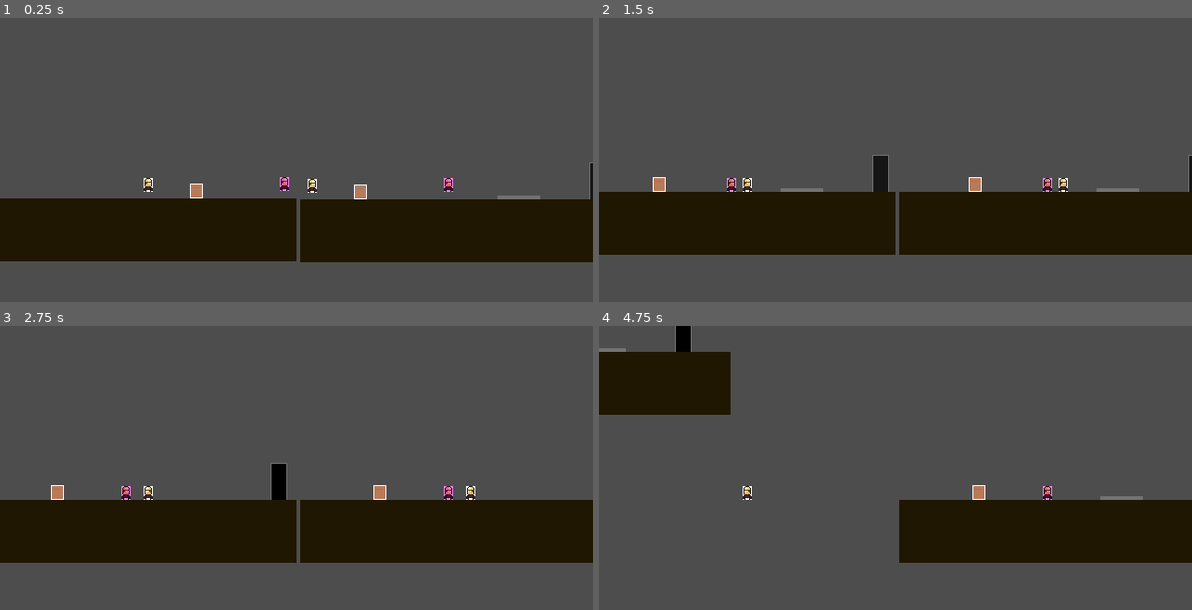
Above: before the commit, frames 1-4 (two rows, left to right).
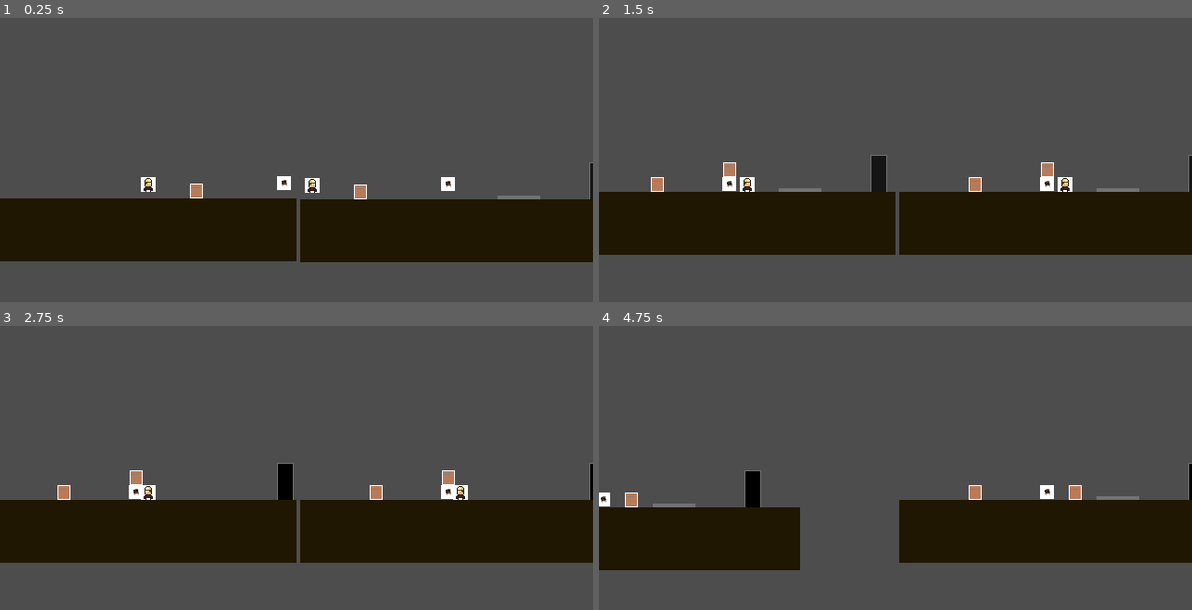
Above: after the commit, the same moments.

Repository: Darr3n2GG/Puzzle-Knights-2P-
Game: Godot game, scene res://Scenes/splitscreen.tscn
Same seed, same stepped clock (60 frames per second), same inputs: the game is played once before the commit and once after it.
Inputs:
- Up to frame 1 (0.25 s): no input
- Up to frame 2 (1.5 s): hold D (1Right) from 0.53 s (still down); tap Down (2PlaceOrCarry) at 0.6 s; tap W (1Up) at 0.77 s; tap S (1Attack) at 1.35 s
- Up to frame 3 (2.75 s): tap W (1Up) at 1.52 s; tap Down (2PlaceOrCarry) at 1.55, 2.1 s; release D (1Right) at 2.03 s; hold A (1Left) from 2.03 s (still down)
- Up to frame 4 (4.75 s): release A (1Left) at 2.78 s; hold D (1Right) 2.78-4.28 s; tap Down (2PlaceOrCarry) at 2.85, 3.8, 4.35 s; tap W (1Up) at 3.02, 3.77, 4.52 s; tap S (1Attack) at 3.6 s; hold A (1Left) from 4.28 s (still down)

The runs differ from the first frame. In frame 1, 0.3% of the frame differs, in the area x 23-77%, y 55-62%; in frame 2, 0.8%; in frame 3, 1.3%; in frame 4, 14%, in the area x 0-100%, y 0-86%.
Error before the commit: Invalid assignment of property or key 'visible' with value of type 'bool' on a base object of type 'null instance'. (res://Characters/Players/Player.gd:38)

Commit message:
added create,place and carry function for p2 block mechanic
-added create or carry func
-added place func

Diff:
--- a/Characters/Players/Player 1/player_1.tscn
+++ b/Characters/Players/Player 1/player_1.tscn
@@ -1,8 +1,19 @@
-[gd_scene load_steps=6 format=3 uid="uid://da1c0fs0p4kxp"]
+[gd_scene load_steps=7 format=3 uid="uid://da1c0fs0p4kxp"]
 
 [ext_resource type="Script" path="res://Characters/Players/Player.gd" id="1_yjl8x"]
 [ext_resource type="Resource" uid="uid://deqgd3ry1p2rn" path="res://Resources/p1_controls.tres" id="2_g5pru"]
 [ext_resource type="Texture2D" uid="uid://caeaf7v4hil5g" path="res://Characters/Players/Player 1/miner.jpg" id="3_24ed2"]
+
+[sub_resource type="SpriteFrames" id="SpriteFrames_cwjio"]
+animations = [{
+"frames": [{
+"duration": 1.0,
+"texture": ExtResource("3_24ed2")
+}],
+"loop": true,
+"name": &"idle",
+"speed": 5.0
+}]
 
 [sub_resource type="RectangleShape2D" id="RectangleShape2D_0m543"]
 size = Vector2(10, 15)
@@ -15,10 +26,9 @@
 script = ExtResource("1_yjl8x")
 controls = ExtResource("2_g5pru")
 
-[node name="Sprite2D" type="Sprite2D" parent="."]
-texture = ExtResource("3_24ed2")
-region_enabled = true
-region_rect = Rect2(3, 1, 10, 15)
+[node name="animation" type="AnimatedSprite2D" parent="."]
+sprite_frames = SubResource("SpriteFrames_cwjio")
+animation = &"idle"
 
 [node name="CollisionBox" type="CollisionShape2D" parent="."]
 shape = SubResource("RectangleShape2D_0m543")
--- a/Characters/Players/Player 2/player_2.tscn
+++ b/Characters/Players/Player 2/player_2.tscn
@@ -1,9 +1,45 @@
-[gd_scene load_steps=6 format=3 uid="uid://bcqvvf88xlpis"]
+[gd_scene load_steps=11 format=3 uid="uid://bcqvvf88xlpis"]
 
 [ext_resource type="Script" path="res://Characters/Players/Player.gd" id="1_1r7u3"]
 [ext_resource type="Resource" uid="uid://djypgp1f3hkb3" path="res://Resources/p2_controls.tres" id="2_iea8n"]
-[ext_resource type="Texture2D" uid="uid://caeaf7v4hil5g" path="res://Characters/Players/Player 1/miner.jpg" id="3_4j30x"]
+[ext_resource type="Texture2D" uid="uid://dw8nldgdhsmjl" path="res://Imports/AK idle.png" id="3_0sw1d"]
 [ext_resource type="Texture2D" uid="uid://cl7s3d0qedkgl" path="res://Creature/Barrel.png" id="4_d63ff"]
+
+[sub_resource type="AtlasTexture" id="AtlasTexture_gae83"]
+atlas = ExtResource("3_0sw1d")
+region = Rect2(0, 0, 32, 32)
+
+[sub_resource type="AtlasTexture" id="AtlasTexture_a7ck1"]
+atlas = ExtResource("3_0sw1d")
+region = Rect2(192, 0, 32, 32)
+
+[sub_resource type="AtlasTexture" id="AtlasTexture_yekta"]
+atlas = ExtResource("3_0sw1d")
+region = Rect2(384, 0, 32, 32)
+
+[sub_resource type="AtlasTexture" id="AtlasTexture_3xupa"]
+atlas = ExtResource("3_0sw1d")
+region = Rect2(576, 0, 32, 32)
+
+[sub_resource type="SpriteFrames" id="SpriteFrames_o2eun"]
+animations = [{
+"frames": [{
+"duration": 1.0,
+"texture": SubResource("AtlasTexture_gae83")
+}, {
+"duration": 1.0,
+"texture": SubResource("AtlasTexture_a7ck1")
+}, {
+"duration": 1.0,
+"texture": SubResource("AtlasTexture_yekta")
+}, {
+"duration": 1.0,
+"texture": SubResource("AtlasTexture_3xupa")
+}],
+"loop": true,
+"name": &"idle",
+"speed": 5.0
+}]
 
 [sub_resource type="RectangleShape2D" id="RectangleShape2D_vah8s"]
 size = Vector2(10, 15)
@@ -13,19 +49,24 @@
 script = ExtResource("1_1r7u3")
 controls = ExtResource("2_iea8n")
 
-[node name="Sprite2D" type="Sprite2D" parent="."]
-modulate = Color(1, 0.52549, 1, 1)
-texture = ExtResource("3_4j30x")
-region_enabled = true
-region_rect = Rect2(3, 1, 10, 15)
+[node name="animation" type="AnimatedSprite2D" parent="."]
+scale = Vector2(0.46875, 0.46875)
+sprite_frames = SubResource("SpriteFrames_o2eun")
+animation = &"idle"
+frame = 2
+frame_progress = 0.191956
 
 [node name="CollisionShape2D" type="CollisionShape2D" parent="."]
 shape = SubResource("RectangleShape2D_vah8s")
 
 [node name="Block" type="Sprite2D" parent="."]
+visible = false
 position = Vector2(5.68434e-14, -16)
 scale = Vector2(0.112, 0.116788)
 texture = ExtResource("4_d63ff")
 
 [node name="Carry_State_Collision" type="CollisionPolygon2D" parent="."]
 polygon = PackedVector2Array(-7, -24, -7, -8, 7, -8, 7, -24)
+disabled = true
+
+[node name="Place_Block_Timer" type="Timer" parent="."]
--- a/Characters/Players/Player.gd
+++ b/Characters/Players/Player.gd
@@ -1,14 +1,18 @@
 ##CharacterBody2d script that is used by player nodes to move, jump, attack, place/carry blocks, die, win and more
 extends CharacterBody2D
 
-##Player Animation Node
-@onready var anim : Node = $Sprite2D
+##Player Animation Node (temporary)
+@onready var anim : AnimatedSprite2D = $animation
+
+var placed_block : RigidBody2D
 ##Counts the amount of sec times delta that time has passed when not on floor
 var coyotetimer : float = 0.0
 ##Checks if player has jumped
 var has_jumped : bool = false
 ##Direction a player is facing in int value
 var direction : int = 1
+
+var dist : float
 
 enum states
 {
@@ -33,10 +37,6 @@
 
 ##Control resource for two player controls, resources using control.gd can be dragged to this variable in th editor
 @export var controls : Resource = null
-
-func _ready():
-	$Block.visible = false
-	$Carry_State_Collision.disabled = true
 
 func _physics_process(delta):
 	if not is_on_floor():
@@ -77,10 +77,10 @@
 		global_position = Vector2(0, 0)
 
 	move_and_slide()
-#	update_animation()
+	update_animation()
 	push_collision()
 
-#func update_animation():
+func update_animation():
 #	if velocity.y < 0:
 #		while not is_on_floor():
 #			anim.play("jump_start")
@@ -94,7 +94,8 @@
 #	elif Input.is_action_pressed("right") or Input.is_action_pressed("left"):
 #		anim.play("run")
 #	else:
-#		anim.play("idle")
+	if controls.player_index == 1:
+		anim.play("idle")
 
 ##Adds collision to rigid bodies
 func push_collision():
@@ -106,33 +107,39 @@
 func _input(_event):
 	if controls.player_index == 1:
 		if Input.is_action_just_pressed("2PlaceOrCarry"):# and not placed_block:
-			match p1_states:
-				states.placed:
-					if not has_block:
+			if has_block == false:
+				Create_Block()
+			else:
+				match p1_states:
+					states.placed:
+						dist = global_position.distance_to(placed_block.global_position)
+						if dist < 100:
+							Carry_Block()
+							p1_states = states.carry
+					states.carry:
 						Place_Block()
-					else:
-						Place_Block_On_Floor()
-				states.carry:
-					pass
+						p1_states = states.placed
 
 ##Places a block with carry state
-func Place_Block():
+func Create_Block():
 	var block = load("res://Creature/Dummy.tscn")
-	var block_instance = block.instantiate()
-	block_instance.set_name("block")
-	block_instance.global_position.x = global_position.x + 25 * direction
-	get_owner().add_child(block_instance)
-	block_instance.On_Placed()
+	placed_block = block.instantiate()
+	placed_block.set_name("block")
+	placed_block.global_position.x = global_position.x + 25 * direction
+	get_owner().add_child(placed_block)
+	Carry_Block()
 	p1_states = states.carry
 	has_block = true
 
-func Place_Block_On_Floor():
+func Place_Block():
 	$Block.visible = false
 	$Carry_State_Collision.disabled = true
+	placed_block.On_Placed()
 
 func Carry_Block():
 	$Block.visible = true
 	$Carry_State_Collision.disabled = false
+	placed_block.On_Create_or_Carry()
 
 ##Attacks enemies with knockback
 func Attack(attack_damage : int):
--- a/Component/health_component.tscn
+++ b/Component/health_component.tscn
@@ -1,6 +1,6 @@
 [gd_scene load_steps=2 format=3 uid="uid://bpdrkkdpu1hoc"]
 
-[ext_resource type="Script" path="res://Creature/Health Component.gd" id="1_slc0a"]
+[ext_resource type="Script" path="res://Component/Health Component.gd" id="1_fqlck"]
 
 [node name="HealthComponent" type="Node2D"]
-script = ExtResource("1_slc0a")
+script = ExtResource("1_fqlck")
--- a/Component/hitbox_component.tscn
+++ b/Component/hitbox_component.tscn
@@ -1,7 +1,7 @@
 [gd_scene load_steps=2 format=3 uid="uid://dc560d02gq12i"]
 
-[ext_resource type="Script" path="res://Creature/HitboxComponent.gd" id="1_10u36"]
+[ext_resource type="Script" path="res://Component/HitboxComponent.gd" id="1_bqjim"]
 
 [node name="HitboxComponent" type="Area2D"]
 collision_layer = 0
-script = ExtResource("1_10u36")
+script = ExtResource("1_bqjim")
--- a/Creature/Dummy.gd
+++ b/Creature/Dummy.gd
@@ -1,7 +1,7 @@
 extends RigidBody2D
 
-@onready var player = get_node("../Player 2")
-@onready var hurtbox = get_node("../Player 1/HurtboxArea")
+@onready var p2 = get_node("../Player 2")
+@onready var p1_hurtbox = get_node("../Player 1/HurtboxArea")
 @export var health : float = 5.0
 var p1_attackzone : bool = false
 var can_damaged : bool = true
@@ -21,20 +21,25 @@
 				global_position = Vector2(0, -50)
 			if global_position.y > 100:
 				queue_free()
-			if is_instance_valid(hurtbox):
-				if hurtbox in $Area2D.get_overlapping_areas():
+				if p1_hurtbox in $Area2D.get_overlapping_areas():
 					p1_attackzone = true
 				else:
 					p1_attackzone = false
 				damaged()
 
 		States.carry:
-			visible = false
-			disable_mode = CollisionObject2D.DISABLE_MODE_KEEP_ACTIVE
-			$Area2D.DISABLE_MODE_KEEP_ACTIVE
+			global_position = p2.global_position + Vector2(30 * p2.direction,0)
+
+func On_Create_or_Carry():
+	Golem_State = States.carry
+	visible = false
+	disable_mode = CollisionObject2D.DISABLE_MODE_KEEP_ACTIVE
+
 
 func On_Placed():
-	Golem_State = States.carry
+	Golem_State = States.placed
+	visible = true
+	disable_mode = CollisionObject2D.DISABLE_MODE_REMOVE
 
 func damaged():
 	if p1_attackzone and attack.p1_attacking:
@@ -46,6 +51,7 @@
 			print("Stop vandalism! Barrel health: ", health)
 			if health <= 0:
 				queue_free()
+				p2.has_placed = false
 				print("I said STOP!!! What have you done?!")
 
 func _on_damaged_cd_timeout():
--- a/Resources/health_component.tscn
+++ b/Resources/health_component.tscn
@@ -1,6 +1,6 @@
 [gd_scene load_steps=2 format=3 uid="uid://b5rq2k07qrnec"]
 
-[ext_resource type="Script" path="res://Creature/Health Component.gd" id="1_5i4na"]
+[ext_resource type="Script" path="res://Component/Health Component.gd" id="1_5i4na"]
 
 [node name="HealthComponent" type="Node"]
 script = ExtResource("1_5i4na")
--- a/Resources/hitbox_component.tscn
+++ b/Resources/hitbox_component.tscn
@@ -1,6 +1,6 @@
 [gd_scene load_steps=2 format=3 uid="uid://xtd0r3txt7y6"]
 
-[ext_resource type="Script" path="res://Creature/HitboxComponent.gd" id="1_1j71t"]
+[ext_resource type="Script" path="res://Component/HitboxComponent.gd" id="1_1j71t"]
 
 [node name="HitboxComponent" type="Area2D"]
 script = ExtResource("1_1j71t")
Renamed: Creature/Health Component.gd -> Component/Health Component.gd
Renamed: Creature/HitboxComponent.gd -> Component/HitboxComponent.gd
Binary file added: Imports/AK idle.png
Not shown, changed: Imports/AK idle.png.import
Not shown, removed: Puzzle Components/Castle Platformer Tileset [16x16][FREE] - RottingPixels/RottingPixels.txt
Binary file removed: Puzzle Components/Castle Platformer Tileset [16x16][FREE] - RottingPixels/castle-tileset.png
Binary file removed: Puzzle Components/Castle Platformer Tileset [16x16][FREE] - RottingPixels/screenshot-1.png
Not shown, removed: Puzzle Components/Castle Platformer Tileset [16x16][FREE] - RottingPixels/screenshot-1.png.import
Binary file removed: Puzzle Components/Castle Platformer Tileset [16x16][FREE] - RottingPixels/screenshot-2.png
Not shown, removed: Puzzle Components/Castle Platformer Tileset [16x16][FREE] - RottingPixels/screenshot-2.png.import
